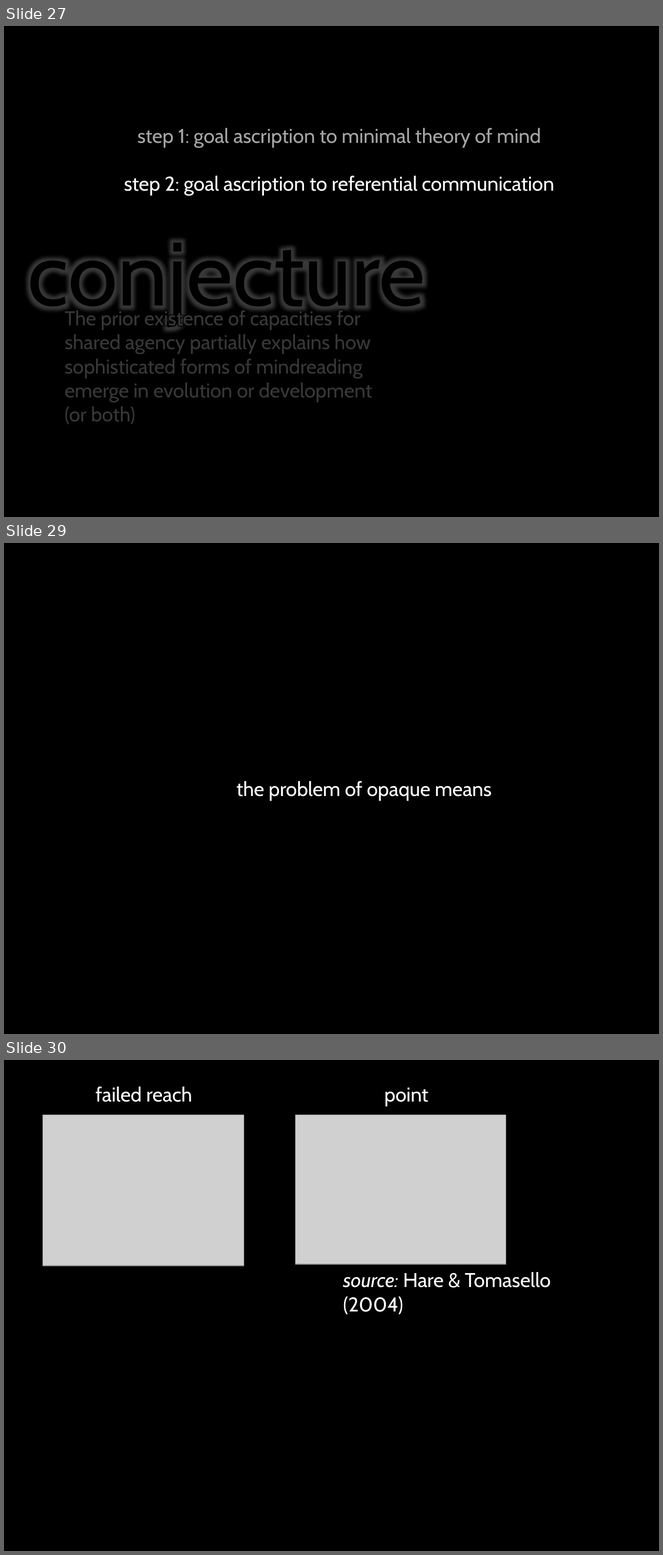
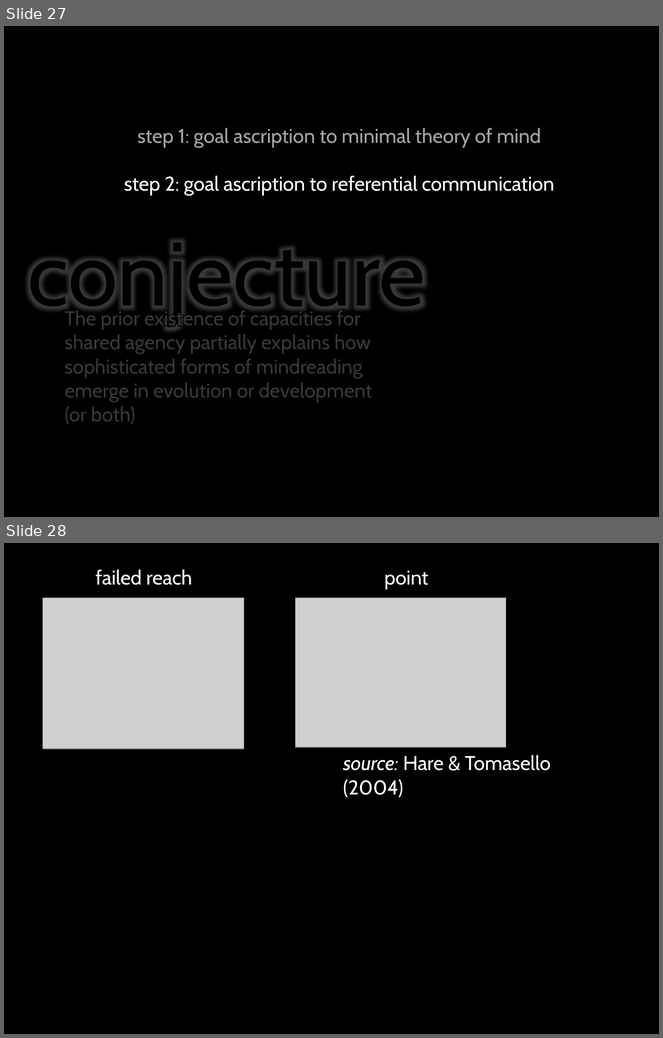
Before and after one commit to butterfill/lecture_mindreading_joint_action_philosophical_tools, a slide deck: lecture09 interacting mindreaders/lecture09 interacting mindreaders.pptx. Shown one above the other, each under a label of ours: slides 27, 29 and 30 before the commit, slides 27 and 28 after it; the slides between them are not shown. The pictures are 663x1555 and 663x1038 pixels, drawn with LibreOffice and Linux fonts; fonts in the diff are those of the drawing; grey boxes stand for pictures. Boxes give left, top, right and bottom in pixels: in the first picture for what was removed or moved away, otherwise in the second. Text is boxed around its words. In the diff, an @@ line names an element or a change of style, - is before the commit and + after.

```diff
--- a/lecture09 interacting mindreaders/lecture09 interacting mindreaders.pptx
+++ b/lecture09 interacting mindreaders/lecture09 interacting mindreaders.pptx
@@ slide 29 removed at box(4, 543, 659, 1034), background #000000 @@
@@ text removed at box(236, 781, 492, 801) @@
-the problem of opaque means
@@ what was slide 30 is now slide 28 @@
```
Also in this commit, not shown: 3 slides changed, 4 slides added, 5 other slides removed, 5 other files.
